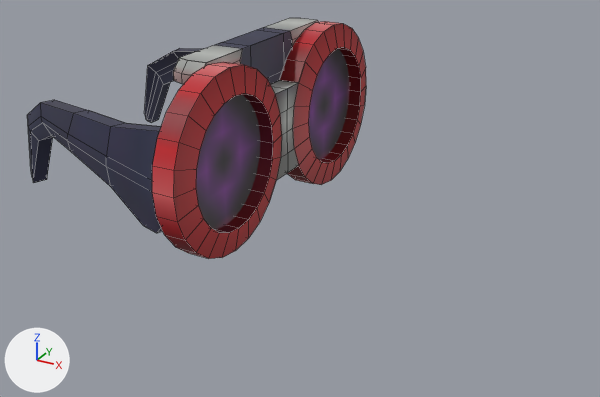
The Blender file Models/hw_infrared.blend, before and after one commit.
The view is the same before and after, from a camera (50 mm lens) standing at (0.269, -0.459, 0.183) and looking at (0.022, -0.009, -0.042). Arrows for +X, +Y and +Z are at lower left; the lights stay in place. The older version comes first. Mesh edges are drawn as thin lines.

Objects in the first picture: 'hw_infrared_mesh'.
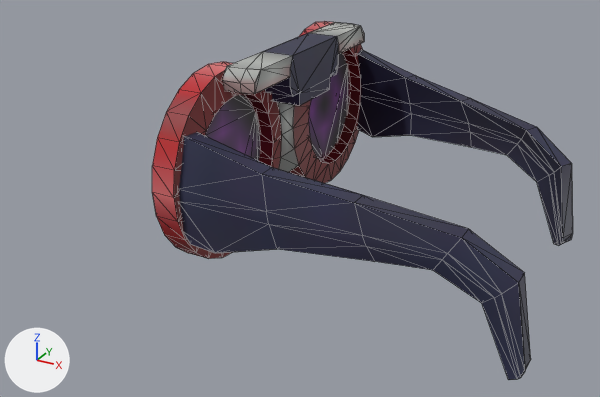
Edits to the bpy script that builds the scene:
```text
Change me_cylinder:
    used by ob_hw_infrared_mesh; location = (0.0, 0.0, 0.0)
    remove me_cylinder.from_pydata(...)  # 792 vertices, 338 faces, 1 loose edge; spans x -0.204..0.011, y -0.126..0.126, z -0.059..0.061
    add me_cylinder.from_pydata(...)  # 770 vertices, 748 faces, 1 loose edge; spans x -0.011..0.204, y -0.126..0.126, z -0.059..0.061
    me_cylinder part 1: 26 loose pieces with 300 vertices, spanning x -0.204..-0.003, y -0.121..0.122, z -0.058..0.061, are deleted
    me_cylinder part 2: 14 vertices removed from x -0.007..0.007, y 0.0, z -0.03..0.03; 294 vertices added at x 0.003..0.204, y -0.122..0.121, z -0.058..0.061
    other edits to the shape of me_cylinder do not show in these pictures
```

Boxes [x1, y1, x2, y2] around the edits, measured in the pictures (600 x 397 px):
'hw_infrared_mesh', reshaped (24% wider, 49% taller)
    before: [27, 18, 366, 259]
    after: [152, 21, 573, 380]
part 1 of me_cylinder, deleted
    before: [27, 18, 318, 233]
part 2 of me_cylinder, built on
    before: [270, 80, 299, 179]
    after: [179, 22, 573, 380]
